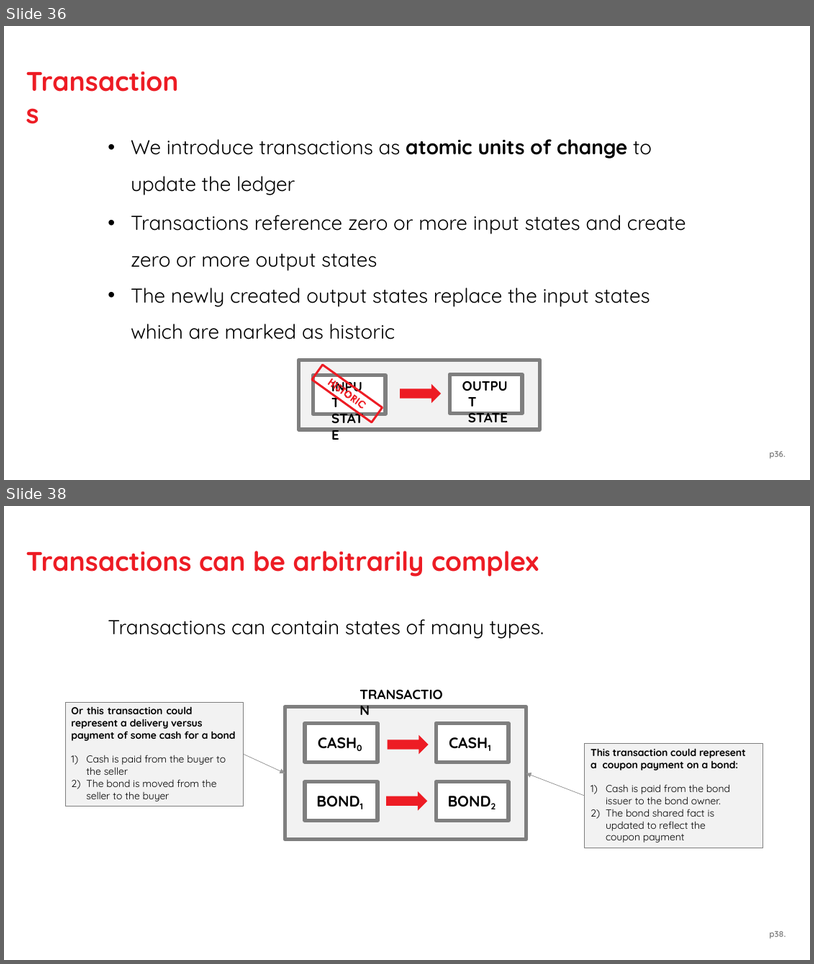
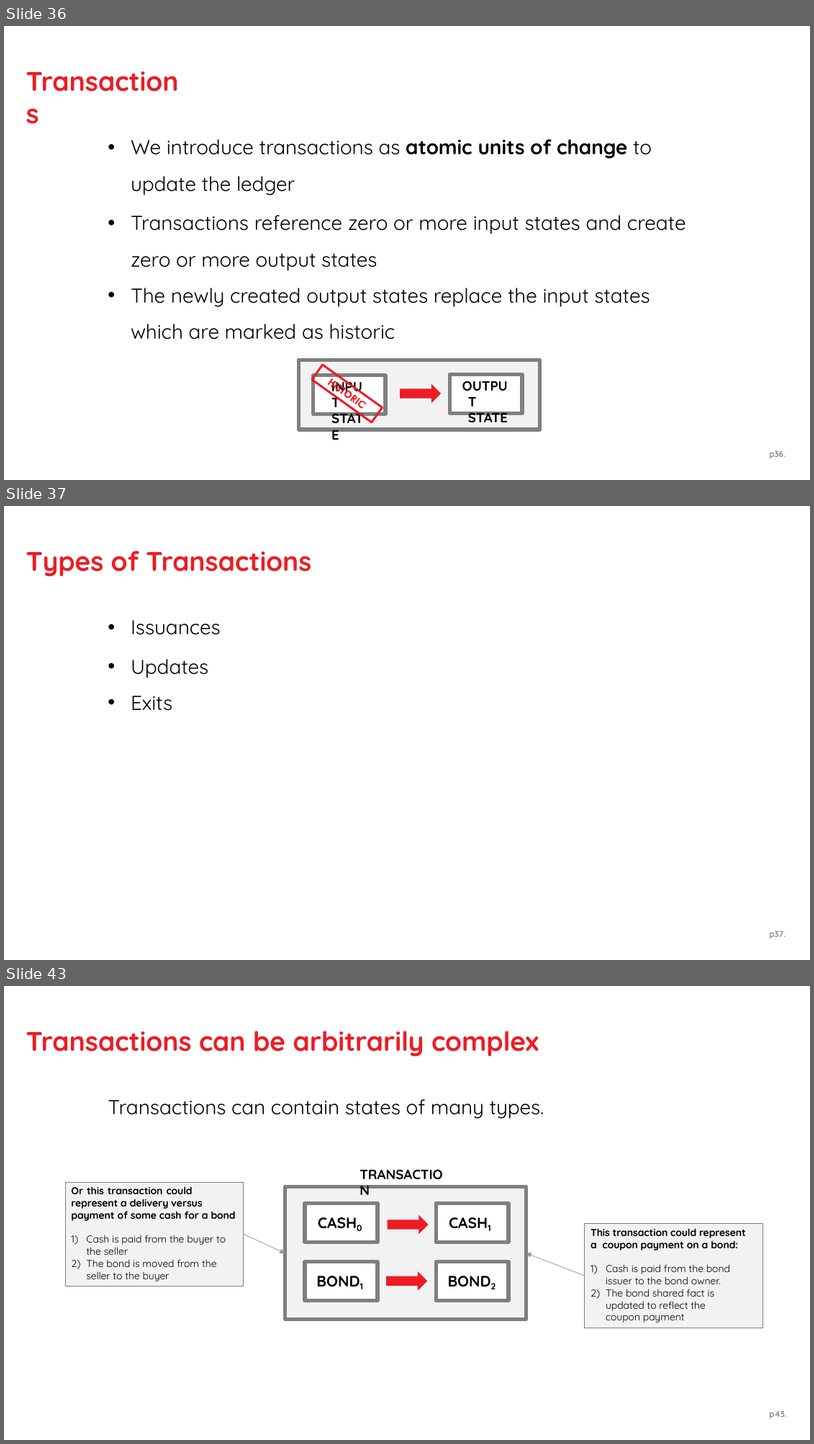
Before and after one commit to thinkgandhi/bg, a slide deck: Corda.pptx. Shown one above the other, each under a label of ours: slides 36 and 38 before the commit, slides 36, 37 and 43 after it; the slides between them are not shown. The pictures are 814x964 and 814x1444 pixels, drawn with LibreOffice and Linux fonts; fonts in the diff are those of the drawing. Boxes give left, top, right and bottom in pixels: in the first picture for what was removed or moved away, otherwise in the second. Text is boxed around its words. In the diff, an @@ line names an element or a change of style, - is before the commit and + after.

```diff
--- a/Corda.pptx
+++ b/Corda.pptx
@@ slide 37 added at <box>4,506,810,960</box>, background #FFFFFF @@
@@ title added at <box>26,551,311,577</box>, 32 pt, text #ED1C24, bold @@
+Types of Transactions
@@ text added at <box>131,620,221,710</box>, 24 pt, text #000000 @@
+• Issuances
+• Updates
+• Exits
@@ page number added at <box>769,931,786,938</box>, 10 pt, text #898989, bold @@
+p37.
@@ what was slide 38 is now slide 43 @@
@@ page number at <box>769,1411,787,1418</box>: text changed @@
-p38.
+p43.
```
Also in this commit, not shown: 20 slides changed, 6 other slides added.
